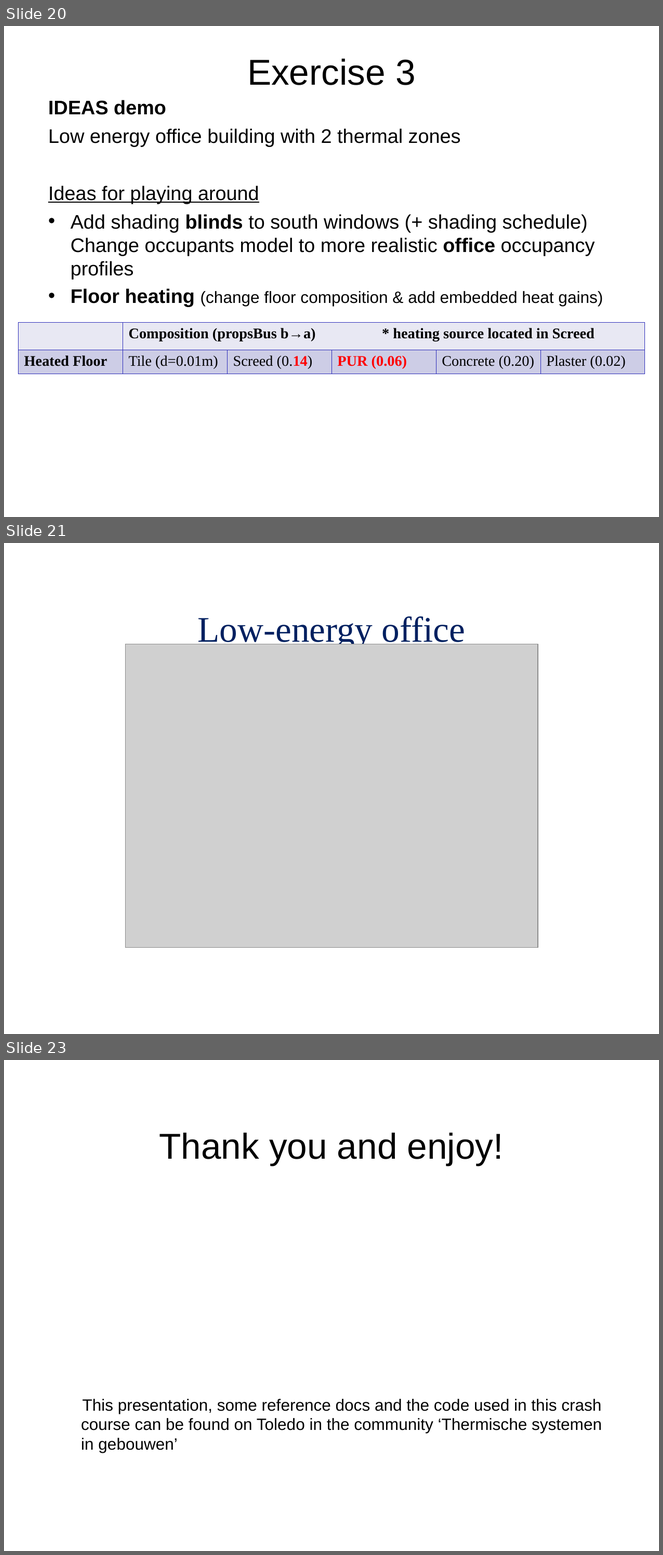
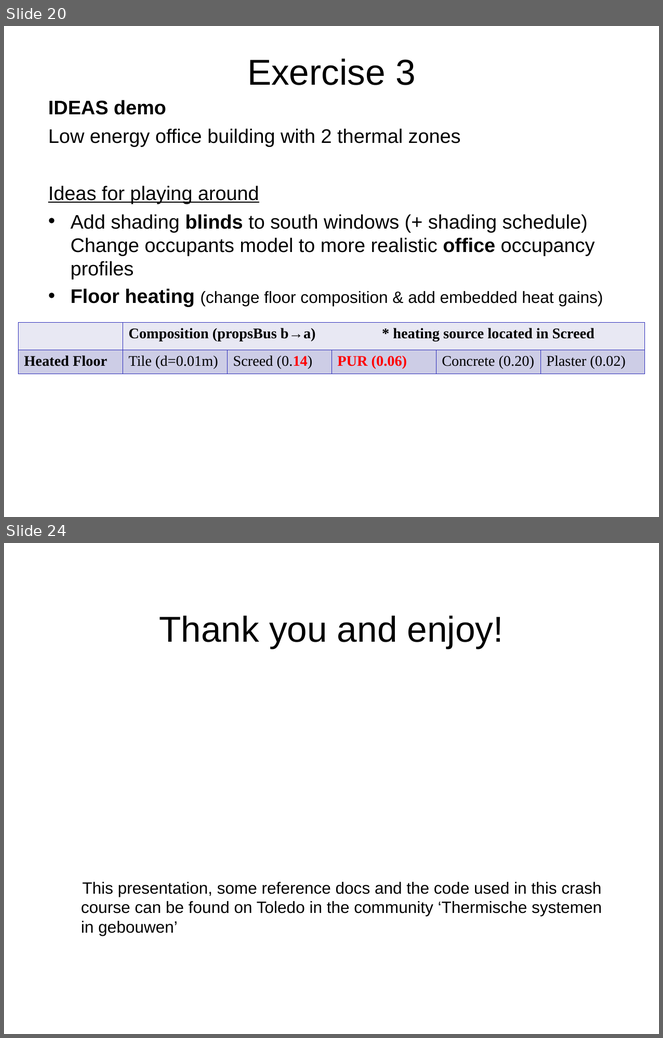
Before and after one commit to open-ideas/__CrashCourse__, a slide deck: Slides/CrashCourse_2014.ppt. Shown one above the other, each under a label of ours: slides 20, 21 and 23 before the commit, slides 20 and 24 after it; the slides between them are not shown. The pictures are 663x1555 and 663x1038 pixels, drawn with LibreOffice and Linux fonts; fonts in the diff are those of the drawing; grey boxes stand for pictures. Boxes give left, top, right and bottom in pixels: in the first picture for what was removed or moved away, otherwise in the second. Text is boxed around its words. In the diff, an @@ line names an element or a change of style, - is before the commit and + after.

```diff
--- a/Slides/CrashCourse_2014.ppt
+++ b/Slides/CrashCourse_2014.ppt
@@ slide 21 removed at box(4, 543, 659, 1034), background #FFFFFF @@
@@ title removed at box(197, 616, 465, 649) @@
-Low-energy office
@@ picture removed at box(126, 644, 539, 948) @@
@@ what was slide 23 is now slide 24 @@
```
Also in this commit, not shown: 1 slide changed, 2 slides added, 1 other file.
